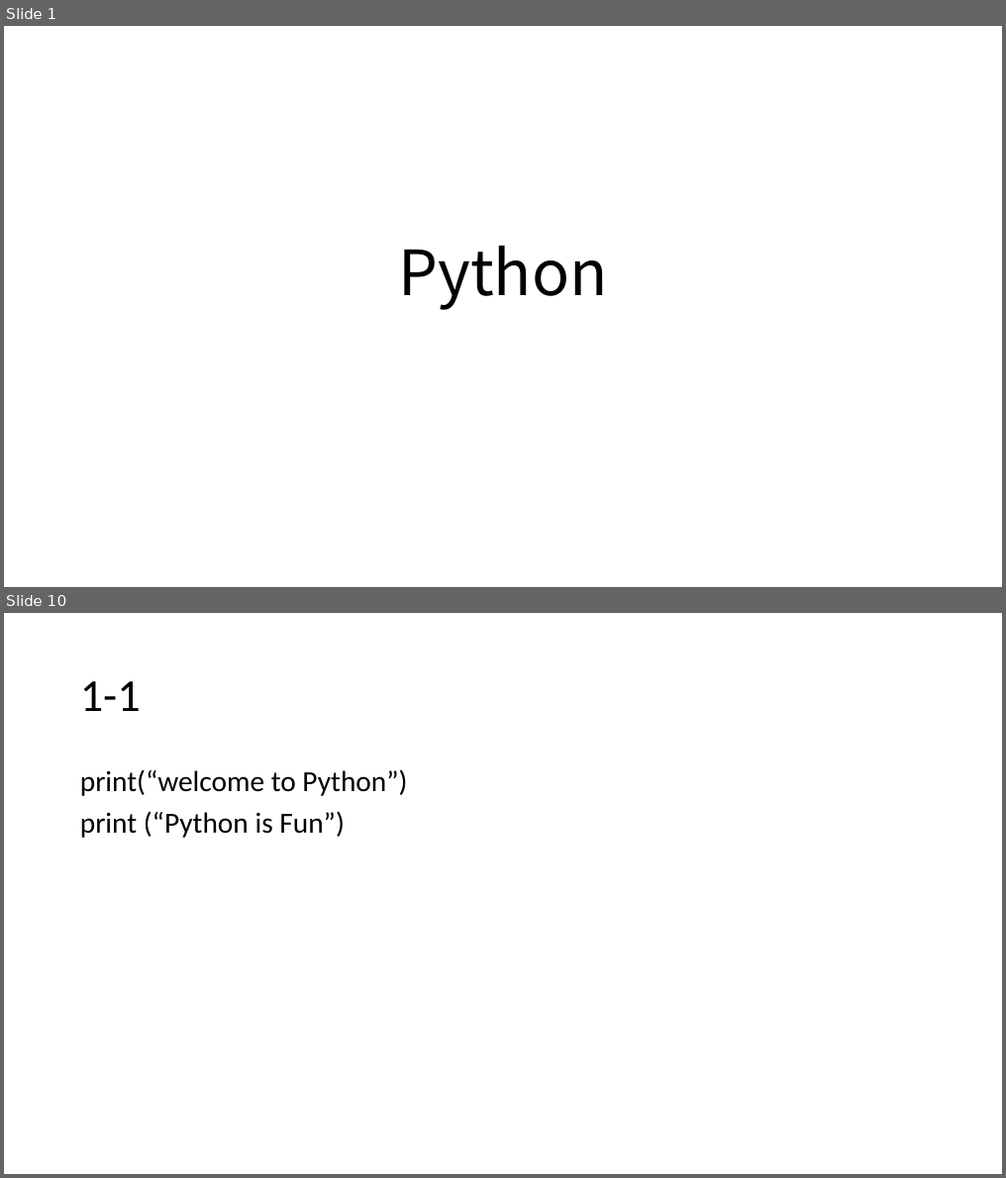
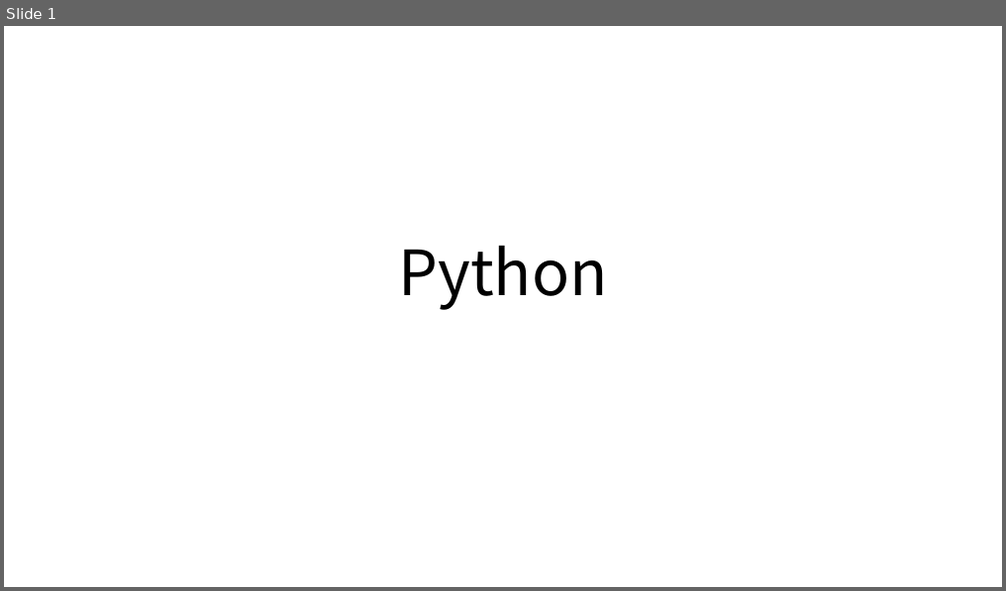
Before and after one commit to timmy61109/Python-Tutorial, a slide deck: Python程式設計入門指南.pptx. Shown one above the other, each under a label of ours: slides 1 and 10 before the commit, slide 1 after it; the slides between them are not shown. The pictures are 1006x1178 and 1006x591 pixels, drawn with LibreOffice and Linux fonts; fonts in the diff are those of the drawing. Boxes give left, top, right and bottom in pixels: in the first picture for what was removed or moved away, otherwise in the second. Text is boxed around its words. In the diff, an @@ line names an element or a change of style, - is before the commit and + after.

```diff
--- a/Python程式設計入門指南.pptx
+++ b/Python程式設計入門指南.pptx
@@ slide 10 removed at <box>4,613,1002,1174</box>, background #FFFFFF @@
@@ title removed at <box>80,681,141,711</box> @@
-1-1
@@ text removed at <box>80,769,407,838</box> @@
-print(“welcome to Python”)
-print (“Python is Fun”)
```
Also in this commit, not shown: 2 slides changed, 19 slides added, 10 other slides removed.
